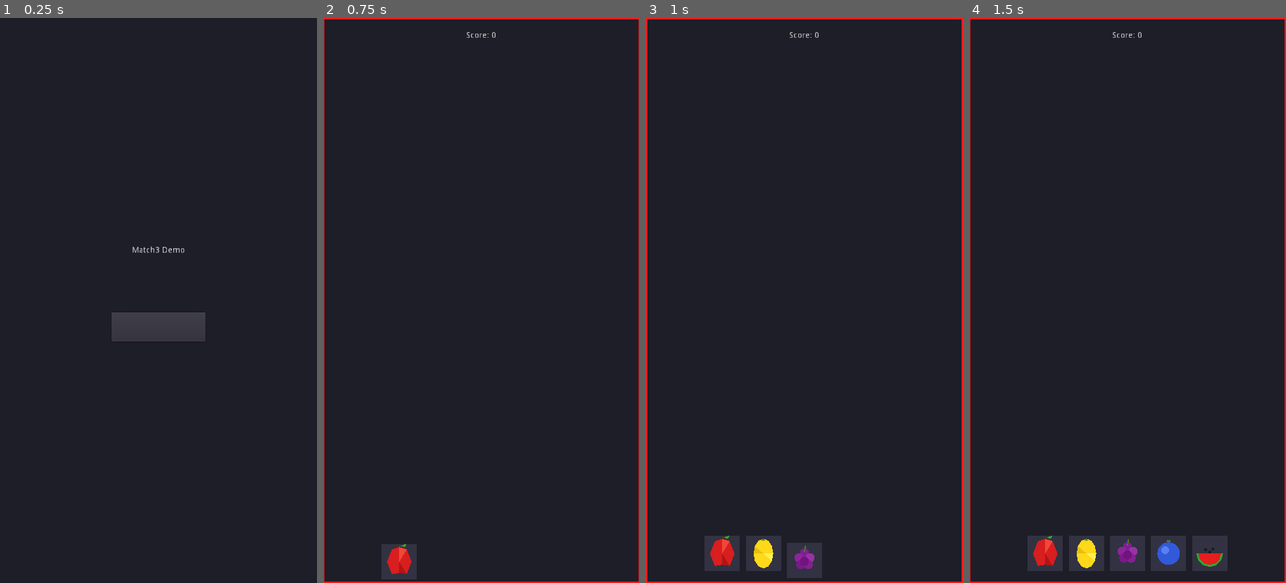
Above: before the commit, frames 1-4 (left to right).
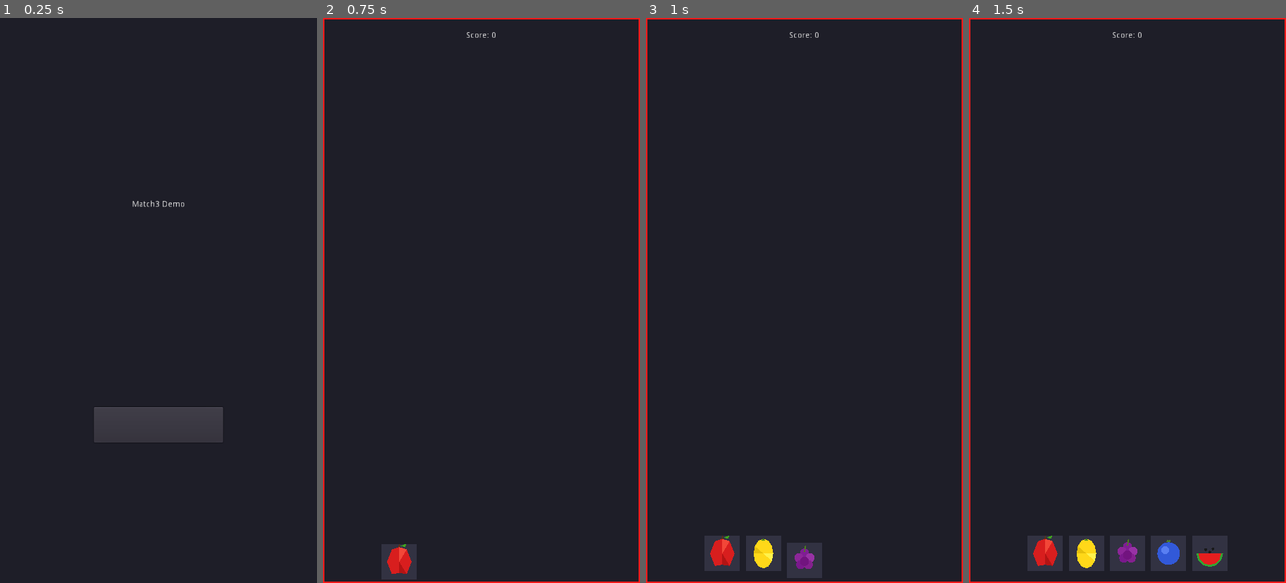
Above: after the commit, the same moments.

Repository: Eastplain/godot3-h5-test
Game: Godot game, scene res://scenes/Menu.tscn
Same seed, same stepped clock (60 frames per second), same inputs: the game is played once before the commit and once after it.
Inputs (mouse positions are in pixels of both pictures, inside the frame that each line leads up to):
- Up to frame 1 (0.25 s): no input
- Up to frame 2 (0.75 s): click "开始游戏" at 0.5 s
- Up to frame 3 (1 s): no input
- Up to frame 4 (1.5 s): move the mouse to (1197, 272) at 1.27 s; click (1197, 272) at 1.42 s

The runs differ from the first frame. In frame 1, 4.0% of the frame differs, in the area x 29-71%, y 32-76%; in frame 2, nothing differs; in frame 3, nothing differs; in frame 4, nothing differs.

Commit message:
redesign main menu layout - title upper half, button lower half, larger fonts

Diff:
--- a/scenes/Menu.tscn
+++ b/scenes/Menu.tscn
@@ -14,31 +14,34 @@
 
 [node name="Title" type="Label" parent="."]
 anchor_left = 0.5
-anchor_top = 0.5
-margin_left = -150.0
-margin_top = -180.0
-margin_right = 150.0
-margin_bottom = -100.0
+anchor_top = 0.22
+margin_left = -160.0
+margin_right = 160.0
+margin_top = -36.0
+margin_bottom = 36.0
 text = "水果三消"
 align = 1
 valign = 1
+custom_font_sizes/font_size = 52
 
 [node name="Subtitle" type="Label" parent="."]
 anchor_left = 0.5
-anchor_top = 0.5
+anchor_top = 0.33
 margin_left = -120.0
-margin_top = -100.0
 margin_right = 120.0
-margin_bottom = -70.0
+margin_top = -18.0
+margin_bottom = 18.0
 text = "Match3 Demo"
 align = 1
 valign = 1
+custom_font_sizes/font_size = 24
 
 [node name="StartBtn" type="Button" parent="."]
 anchor_left = 0.5
-anchor_top = 0.5
-margin_left = -80.0
-margin_top = 20.0
-margin_right = 80.0
-margin_bottom = 70.0
+anchor_top = 0.72
+margin_left = -110.0
+margin_right = 110.0
+margin_top = -30.0
+margin_bottom = 30.0
 text = "开始游戏"
+custom_font_sizes/font_size = 30
